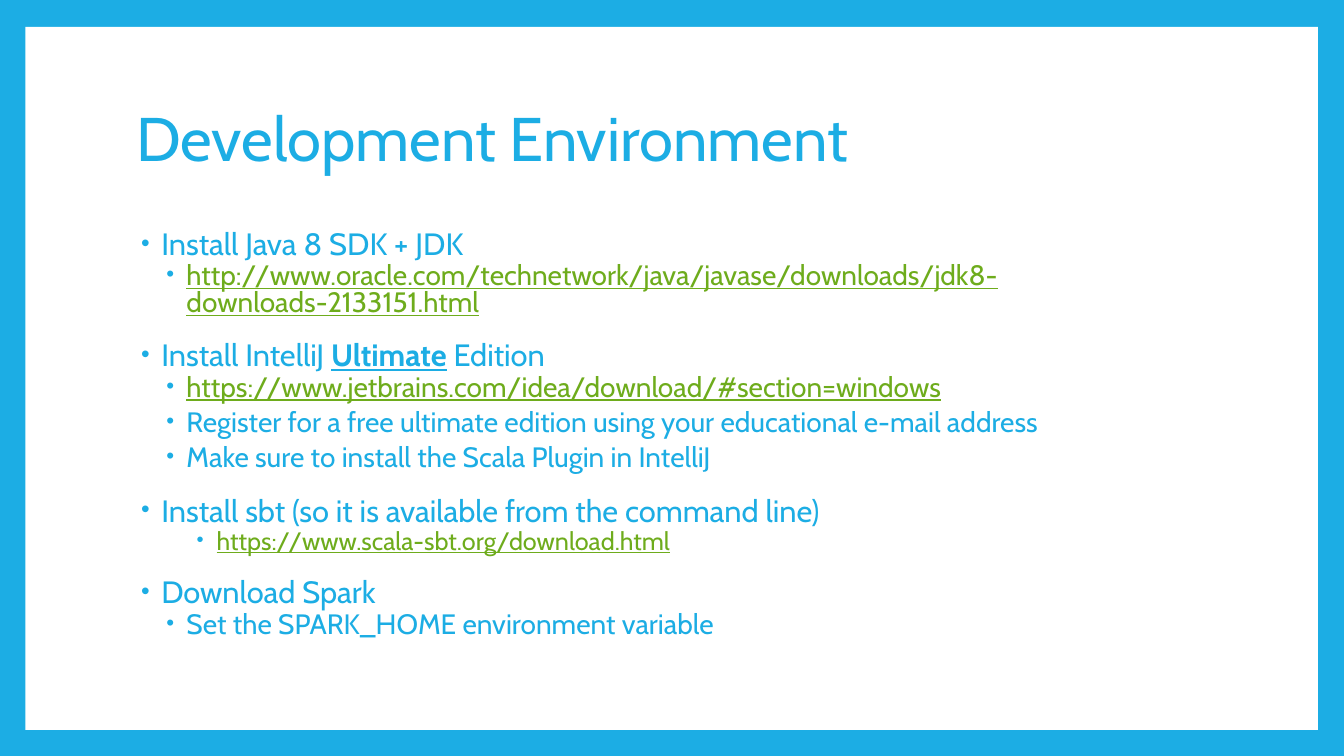
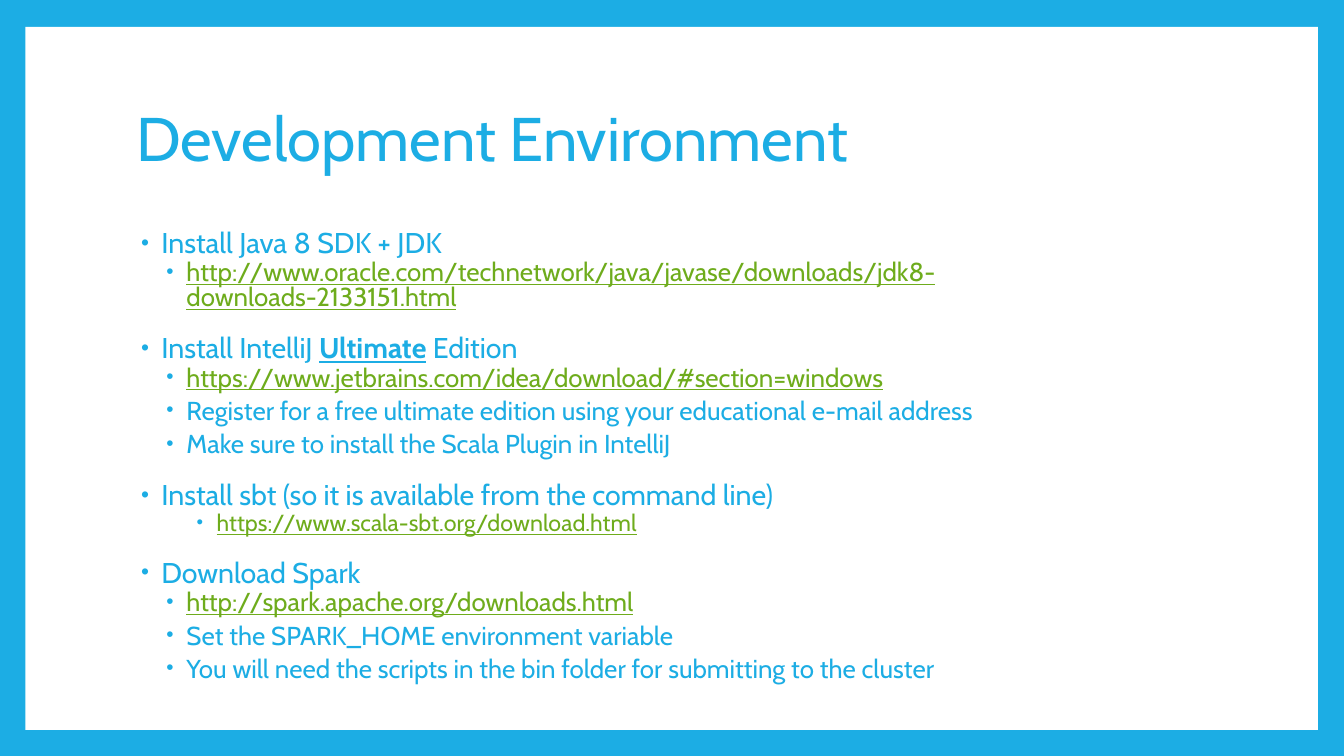
Before and after one commit to BrianSetz/spark-bootcamp, a slide deck: slide 7 of slides/Apache Spark Bootcamp.pptx. Drawn at 1344x756 pixels with LibreOffice and Linux fonts; fonts in the diff are those of the drawing. Boxes give left, top, right and bottom in pixels: in the first picture for what was removed or moved away, otherwise in the second. Text is boxed around its words. In the diff, an @@ line names an element or a change of style, - is before the commit and + after.

```diff
--- a/slides/Apache Spark Bootcamp.pptx
+++ b/slides/Apache Spark Bootcamp.pptx
@@ text at box(161, 231, 973, 648): size 22 to 20.4 pt in "Install Java 8 SDK + JDK", "Install IntelliJ Ultimate Edition", "Install sbt (so it is available from ...", "Download Spark"; size 20 to 18.5 pt in "http://www.oracle.com/technetwork/java/javase/downloads/jdk8 ...", "https://www.jetbrains.com/idea/download/#section=windows", "Register for a free ultimate edition using ...", "Make sure to install the Scala Plugin ..." and 1 more places; size 18 to 16.6 pt in "https://www.scala-sbt.org/download.html" @@
@@ text at box(186, 591, 633, 617): paragraph added @@
+  • http://spark.apache.org/downloads.html
@@ text at box(186, 658, 934, 683): paragraph added @@
+  • You will need the scripts in the bin folder for submitting to the cluster
```
Also in this commit, not shown: 6 other slides changed, 1 slide added, 1 other file.
